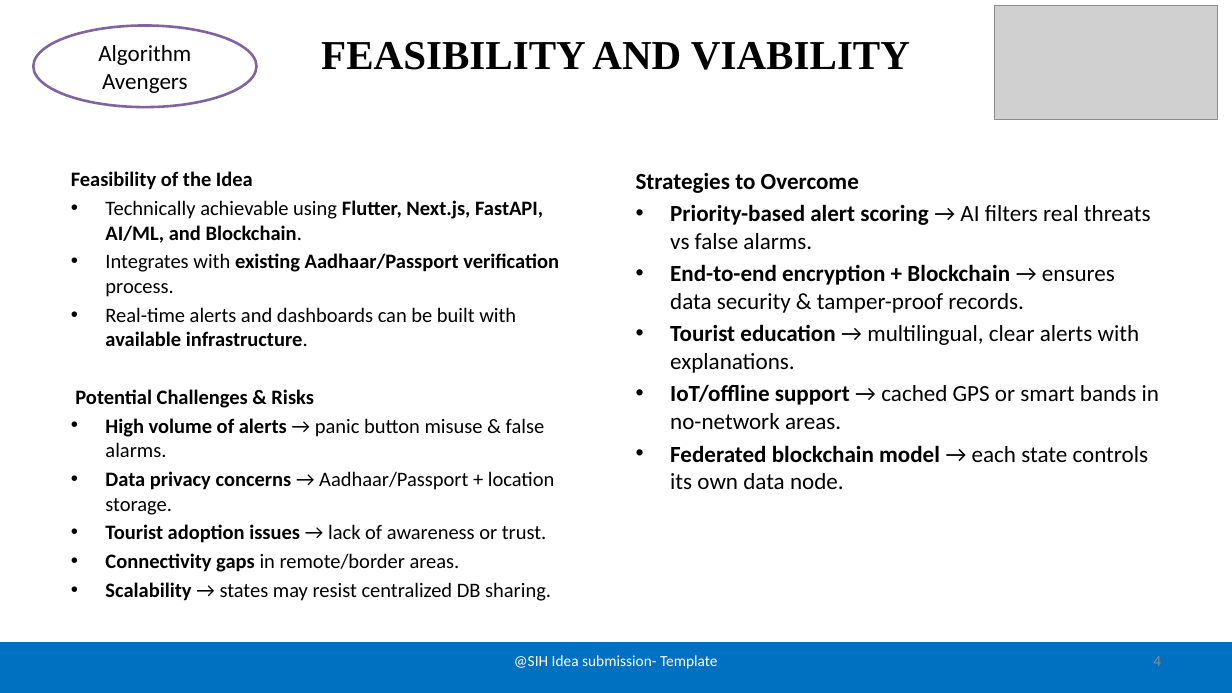
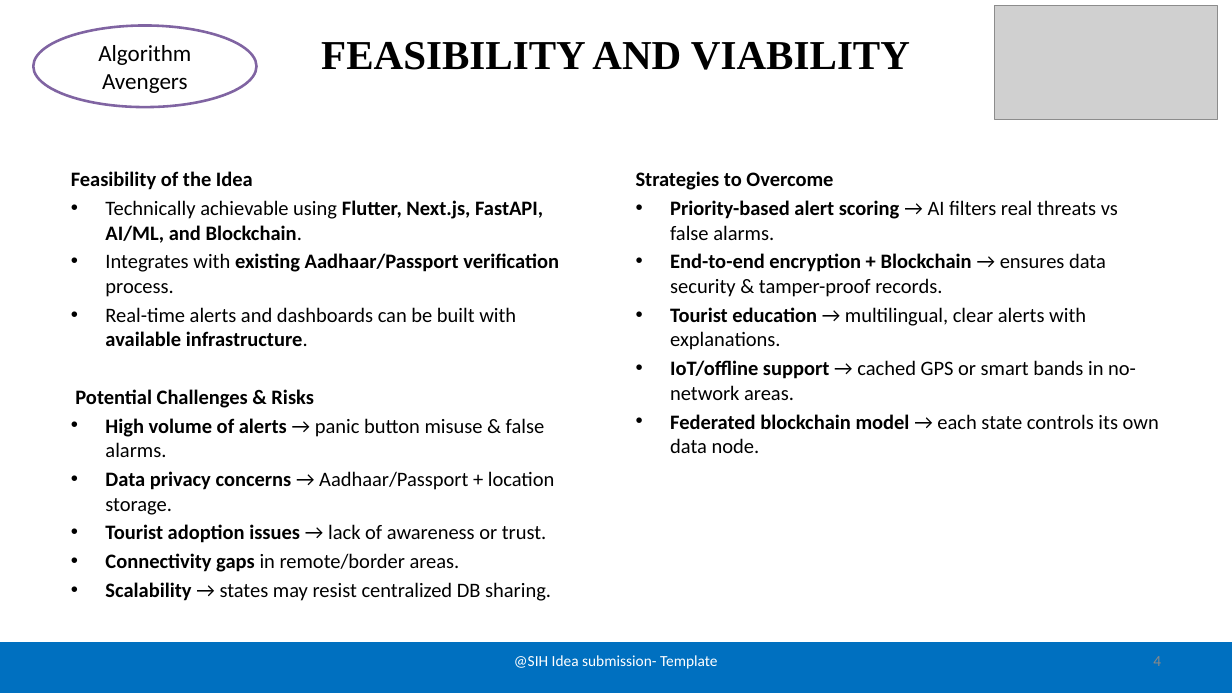
Before and after one commit to Rohit-Solanki-6105/doc-sih-25002, a slide deck: slide 4 of sih.pptx. Drawn at 1232x693 pixels with LibreOffice and Linux fonts; fonts in the diff are those of the drawing; grey boxes stand for pictures. Boxes give left, top, right and bottom in pixels: in the first picture for what was removed or moved away, otherwise in the second. Text is boxed around its words. In the diff, an @@ line names an element or a change of style, - is before the commit and + after.

```diff
--- a/sih.pptx
+++ b/sih.pptx
@@ text "Strategies to Overcome" at (x1=636, y1=171, x2=1159, y2=453): size 18 to 16 pt @@
```
Also in this commit, not shown: 2 other slides changed, 1 slide removed.
